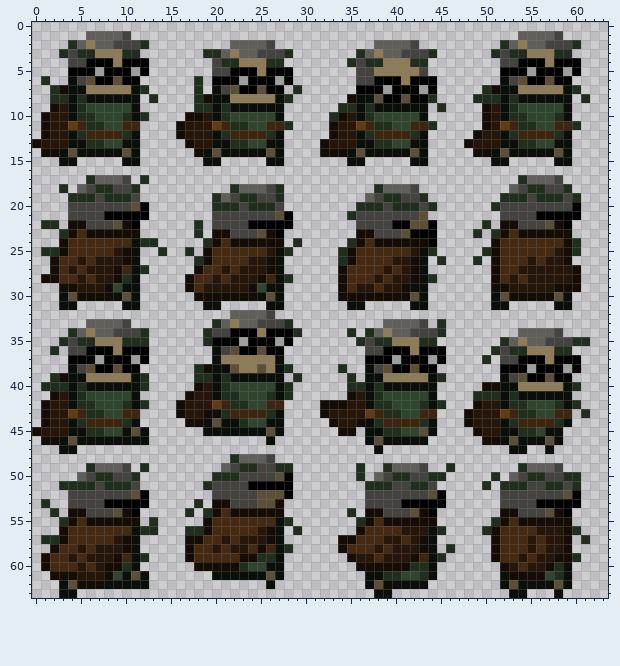
Two versions of one pixel-art sprite, Art/v1.1 dungeon crawler 16x16 pixel pack/enemies/Boss druid/Boden.png. Above: the version before the commit.
The file is 64x64 pixels. Colours within 5 levels of each other are drawn and written as one.
The same view after the edit:
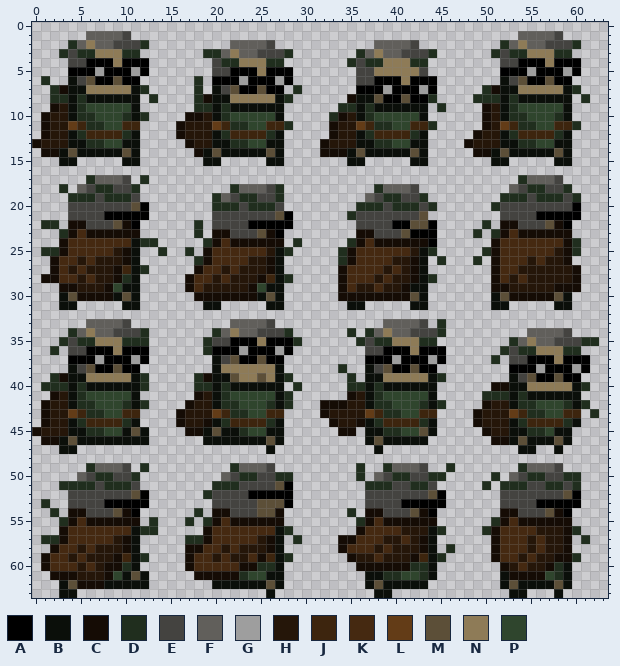
Palette (. is transparent): A #000000  B #0b0f0a  C #150c05  D #202e1e  E #444340  F #615f5b  G #9e9e9e  H #251609  J #3d250e  K #452911  L #633c17  M #5c4f38  N #8e7b57  P #2f452d
Difference:
@@ x 0..63 @@
 31 ...BB.....BB.......BB.....BB.......BB.....BB.......BB.....BB....
-32 ......................FFFFE.....................................
-33 ......FFFFE.........DFNFFEEED..........FFFFE.D..................
-34 ....DFNFFEEED......DEEAAANAAAD.....D.DFNFFEEED........FFFFE.....
-35 ...DEDDNNNDDD......DAAAGAAAGA.......DEDDNNNDD.......DFNFFEEEDD..
-36 ..D.EEAAANAAA.......BEMAAMAA.........EEAAANAAA.....DEDDNNNDD....
-37 ....AAAGAAAGA.......BNNNNNNB.........AAAGAAAGA....D.EEAAANAAA...
-38 ....BEMAAMAA......DCBBMNNMNBD.....D..BEMAAMAA.......AAAGAAAGA...
-39 ..DCBBNNNNNBD.....DDBDBBBBBB.D.....D.BBNNNNNBD......BEMAAMAA....
-40 .DDDBDBBBBBBD.....CHBDPPPPPBD......DDBDBBBBBB.....CCBBNNNNNBD...
-41 ..CHBDPPPPPB.....CHHBDDPPPDBD......CHBDPPPPPB....DDDBDBBBBBB....
-42 .CHHBDDPPPDBD...CHHHLJDDPPJJ....CCCHHBDDPPPDBD...CHHBDDPPPDBD...
-43 .CHHLJDDPPJJ....CHHCBDJJJJDB....CHHHHLJDDPPJJ...CHHHLJDDPPJJ.D..
-44 .CHHBDJJJJDB.....CCBMBBDPPBB.....CHHCBDJJJJDB...CHHHBDJJJJDB....
-45 CHHHBBDDPPBMB......BBBBBBBMB......CC.BBDDPPMB....CHHBBDDPBB.....
-46 .CCBMBBBBBBBB.............B..........BMBBBBB......CCBMBBBMB.....
-47 ...BB.................................B..............BB..B......
-48 ......................DFFFE.....................................
-49 ......DFFFE.D........FEDDEEDD.......D..DFFFE..D.......DFFFE.....
-50 .....FEDDEED........DDDEEEEMA.......D.FEDDEEDD.....D.FEDDEEDD...
-51 ...DDDDEDDDE.......DEEEEAAAAA........DDDEEDDE.....D.DDDEEDDED...
-52 ....EEEEEEEMA.......EEEEEMMMA........EEEEEEEMA......EEEEEEEMA...
-53 .D..EEEEAAAAA.....D.CCEEEMMC.........EEEEAAAAA......EEEEAAAAA...
-54 ..D.CCEEEMCA.....D.DCKCCCCCC.......D.CCEEEMCA.......CCEEEMCA....
-55 ...DCKCCCCCC.D.....CKKKKKKKBD.......DCKCCCCCC......DCKCCCCCC....
-56 ...CKKKKKKKBDD...DDCKKKKKHCB.D......CKKKKHHHBD....DCKKKKHHHCD...
-57 .DDCKKKKKHCB.....CCKKHKHHHCB......CCKKKHHKHCB......CKKKHKHHC.D..
-58 ..CKKHKHHHCB.....CKKHKHHKCJBD.....CKKKHKHHHCB.D....CKKKHKHHC....
-59 .CKKHKHHHCJBD....CKKKKKCCDDB.......CHHKHHHCJBD.....CKKHKHHCCD...
-60 .CKKKHKHCCDB......CCCCCDPPBB........CCCCCCDDB.......CHKHHCDB....
-61 ..CCCHHHCPBMB.......BBBBBBMB.........BBDDPPDB.......BCCCCPDB....
-62 ...BMCCCBBBBB.............B..........BMBBBBB........BMBBBBMB....
-63 ...BB.................................BB.............BB...B.....
+32 ................................................................
+33 ......FFFFE...........FFFFE............FFFFE.D..................
+34 ....DFNFFEEED.......DFNFFEEED......D.DFNFFEEED.........FFFFE....
+35 ...DEDDNNNDDD......DEEAAANAAAD......DEDDNNNDD........DFNFFEEEDD.
+36 ..D.EEAAANAAA......DAAAGAAAGA........EEAAANAAA......DEDDNNNDD...
+37 ....AAAGAAAGA.......BEMAAMAA.........AAAGAAAGA.....D.EEAAANAAA..
+38 ....BEMAAMAA........BNNNNNNB......D..BEMAAMAA........AAAGAAAGA..
+39 ..DCBBNNNNNBD.....DCBBMNNMNBD......D.BBNNNNNBD.......BEMAAMAA...
+40 .DDDBDBBBBBBD.....DDBDBBBBBB.D.....DDBDBBBBBB......CCBBNNNNNBD..
+41 ..CHBDPPPPPB......CHBDPPPPPBD......CHBDPPPPPB.....DDDBDBBBBBB...
+42 .CHHBDDPPPDBD....CHHBDDPPPDBD...CCCHHBDDPPPDBD....CHHBDDPPPDBD..
+43 .CHHLJDDPPJJ....CHHHLJDDPPJJ....CHHHHLJDDPPJJ....CHHHLJDDPPJJ.D.
+44 .CHHBDJJJJDB....CHHCBDJJJJDB.....CHHCBDJJJJDB....CHHHBDJJJJDB...
+45 CHHHBBDDPPBMB....CCBMBBDPPBB......CC.BBDDPPMB.....CHHBBDDPBB....
+46 .CCBMBBBBBBBB......BBBBBBBMB.........BMBBBBB.......CCBMBBBMB....
+47 ...BB.....................B...........B...............BB..B.....
+48 ................................................................
+49 ......DFFFE.D.........DFFFE.........D..DFFFE..D.......DFFFE.....
+50 .....FEDDEED.........FEDDEEDD.......D.FEDDEEDD.....D.FEDDEEDD...
+51 ...DDDDEDDDE........DDDEEEEMA........DDDEEDDE.....D.DDDEEDDED...
+52 ....EEEEEEEMA......DEEEEAAAAA........EEEEEEEMA......EEEEEEEMA...
+53 .D..EEEEAAAAA.......EEEEEMMMA........EEEEAAAAA......EEEEAAAAA...
+54 ..D.CCEEEMCA......D.CCEEEMMC.......D.CCEEEMCA.......CCEEEMCA....
+55 ...DCKCCCCCC.D...D.DCKCCCCCC........DCKCCCCCC......DCKCCCCCC....
+56 ...CKKKKKKKBDD.....CKKKKKKKBD.......CKKKKHHHBD....DCKKKKHHHCD...
+57 .DDCKKKKKHCB.....DDCKKKKKHCB.D....CCKKKHHKHCB......CKKKHKHHC.D..
+58 ..CKKHKHHHCB.....CCKKHKHHHCB......CKKKHKHHHCB.D....CKKKHKHHC....
+59 .CKKHKHHHCJBD....CKKHKHHKCJBD......CHHKHHHCJBD.....CKKHKHHCCD...
+60 .CKKKHKHCCDB.....CKKKKKCCDDB........CCCCCCDDB.......CHKHHCDB....
+61 ..CCCHHHCPBMB.....CCCCCDPPBB.........BBDDPPDB.......BCCCCPDB....
+62 ...BMCCCBBBBB.......BBBBBBMB.........BMBBBBB........BMBBBBMB....
+63 ...BB.....................B...........BB.............BB...B.....
Changed places in both pictures, as pixel boxes (x1, y1, x2, y2):
changed: (176, 310, 302, 598)
changed: (464, 328, 599, 454)
